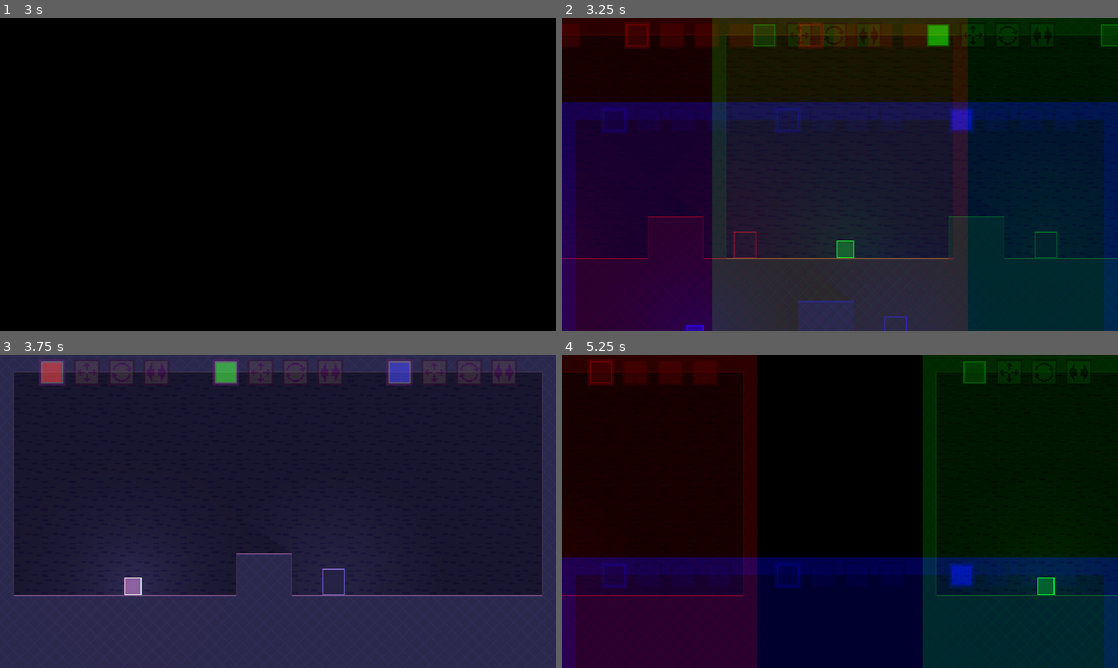
Above: before the commit, frames 1-4 (two rows, left to right).
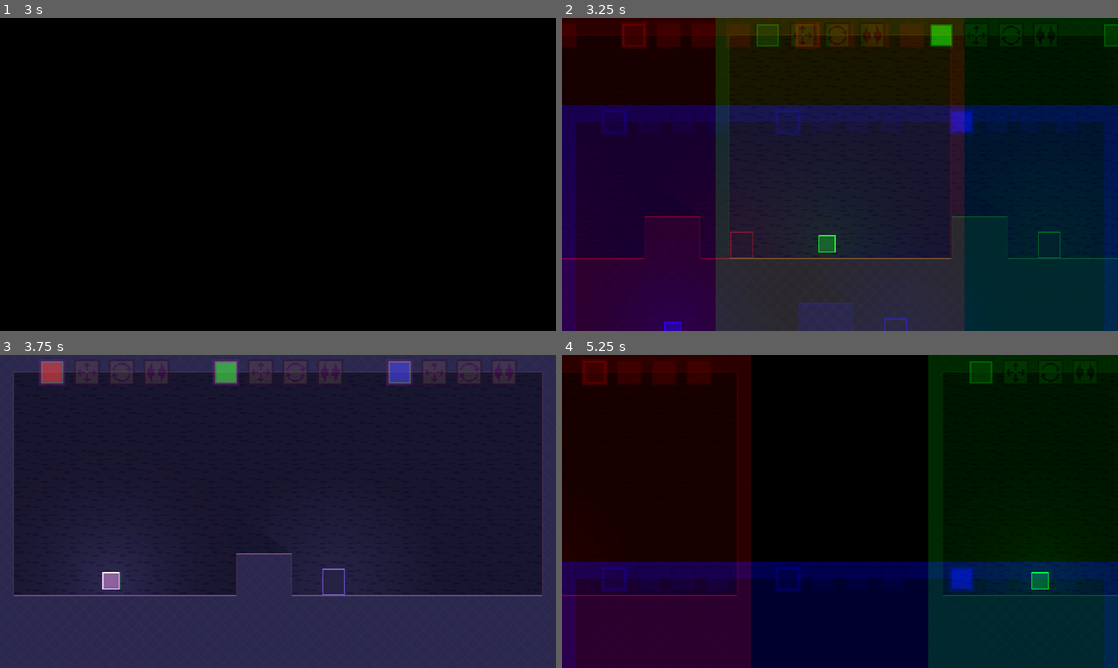
Above: after the commit, the same moments.

Repository: robotmaster/game-off-2026
Game: Godot game, scene res://scenes/rooms/intro.tscn
Same seed, same stepped clock (60 frames per second), same inputs: the game is played once before the commit and once after it.
Inputs:
- Up to frame 1 (3 s): tap Enter at 0.5 s; hold Right (right) 0.53-2.03 s; tap B (revert_jump) at 0.6, 0.77, 1.07, 1.52, 1.55, 1.82, 2.3 s; tap Shift (move_slow) at 1.35 s; tap R (reset) at 2 s; hold Left (left) 2.03-2.78 s; tap X (switch_edit) at 2.1 s; hold Right (right) from 2.78 s (still down); tap Z (toggle_play) at 2.85 s
- Up to frame 2 (3.25 s): keep holding Right (right); tap B (revert_jump) at 3.02, 3.05 s
- Up to frame 3 (3.75 s): keep holding Right (right); tap B (revert_jump) at 3.32, 3.6 s
- Up to frame 4 (5.25 s): tap B (revert_jump) at 3.77, 4.07, 4.52, 4.55, 4.82 s; tap R (reset) at 4.15 s; release Right (right) at 4.28 s; hold Left (left) 4.28-5.03 s; tap Shift (move_slow) at 4.35 s; hold Right (right) from 5.03 s (still down); tap X (switch_edit) at 5.1 s

Frame 1 is identical in both runs. In frame 2, 4.8% of the frame differs, in the area x 0-100%, y 0-100%; in frame 3, 0.4%; in frame 4, 5.5%.

Commit message:
some visual changes

Diff:
--- a/game-off-2026/scenes/room.tscn
+++ b/game-off-2026/scenes/room.tscn
@@ -23,7 +23,8 @@
 shader_parameter/channel_colors = Color(0.9452769, 0.8328435, 1, 1)
 shader_parameter/circle_distance = 30.0
 shader_parameter/circle_speed = 5.0
-shader_parameter/circle_color = 0.8
+shader_parameter/circle_color_mult = Color(0.8509804, 0.7882353, 0.8392157, 1)
+shader_parameter/circle_color_add = Color(0.19215687, 0.13333334, 0.19215687, 1)
 shader_parameter/circle_radius = 3.0
 shader_parameter/time = 0.0
 
--- a/game-off-2026/shaders/polygons.gdshader
+++ b/game-off-2026/shaders/polygons.gdshader
@@ -6,7 +6,8 @@
 uniform sampler2D screen_texture : hint_screen_texture, repeat_disable, filter_nearest;
 uniform float circle_distance;
 uniform float circle_speed;
-uniform float circle_color;
+uniform vec3 circle_color_mult : source_color;
+uniform vec3 circle_color_add : source_color;
 uniform float circle_radius;
 
 uniform float time;
@@ -22,14 +23,14 @@
 		float adjusted_y = mod(FRAGCOORD.y + time * circle_speed, circle_distance) - circle_distance / 2.0;
 
 		if (pow(adjusted_x, 2.0) + pow(adjusted_y, 2.0) < radius_squared) {
-			original_color.rgb = vec3(1, 1, 1) - (vec3(1, 1, 1) - original_color.rgb) * circle_color;
+			original_color.rgb = original_color.rgb * circle_color_mult + circle_color_add;
 		}
 
 		adjusted_x = mod(FRAGCOORD.x - circle_distance / 2.0 + time * circle_speed * 2.0, circle_distance) - circle_distance / 2.0;
 		adjusted_y = mod(FRAGCOORD.y - circle_distance / 2.0 + time * circle_speed, circle_distance) - circle_distance / 2.0;
 
 		if (pow(adjusted_x, 2.0) + pow(adjusted_y, 2.0) < radius_squared) {
-			original_color.rgb = vec3(1, 1, 1) - (vec3(1, 1, 1) - original_color.rgb) * circle_color;
+			original_color.rgb = original_color.rgb * circle_color_mult + circle_color_add;
 		}
 
 	}
--- a/game-off-2026/visual_tools.gd
+++ b/game-off-2026/visual_tools.gd
@@ -14,7 +14,7 @@
 var automatically_start_in_transition := false
 var to_run_on_transition : Callable
 
-const TRANSITION_WAIT_TIME = 0.15
+const TRANSITION_WAIT_TIME = 0.07
 
 func _ready() -> void:
 	process_physics_priority = -1000
@@ -109,15 +109,14 @@
 	if transitioning_out:
 		converted_time = transition_timer ** 4 * 1.9
 	else:
-		converted_time = (0.8477 - transition_timer) ** 4 * 1.9
+		converted_time = (0.8477 + TRANSITION_WAIT_TIME - transition_timer) ** 4 * 1.9
 
-	if transition_timer > 0.8477 + TRANSITION_WAIT_TIME and automatically_start_in_transition:
-		start_in_transition()
-
-	if transition_timer > 0.8477 and transitioning:
+	if transition_timer > 0.8477 + TRANSITION_WAIT_TIME:
 		transitioning = false
 		if transitioning_out and to_run_on_transition.is_valid():
 			to_run_on_transition.call()
+		if automatically_start_in_transition:
+			start_in_transition()
 
 	if transitioning or automatically_start_in_transition:
 		transition_effect.material.set_shader_parameter("time", converted_time)
@@ -125,6 +124,8 @@
 		transition_effect.material.set_shader_parameter("time", 0)
 
 func start_out_transition(start_in_transition: bool, to_run: Callable = Callable()) -> void:
+	if transitioning:
+		return
 	transitioning_out = true
 	transitioning = true
 	transition_timer = 0
@@ -133,6 +134,8 @@
 	to_run_on_transition = to_run
 
 func start_in_transition() -> void:
+	if transitioning:
+		return
 	transitioning_out = false
 	transitioning = true
 	transition_timer = 0
Not shown, changed: game-off-2026/exports/html5/index.apple-touch-icon.png.import
Not shown, changed: game-off-2026/exports/html5/index.icon.png.import
Not shown, changed: game-off-2026/exports/html5/index.png.import
Not shown, changed: game-off-2026/exports/html5/index.pck
